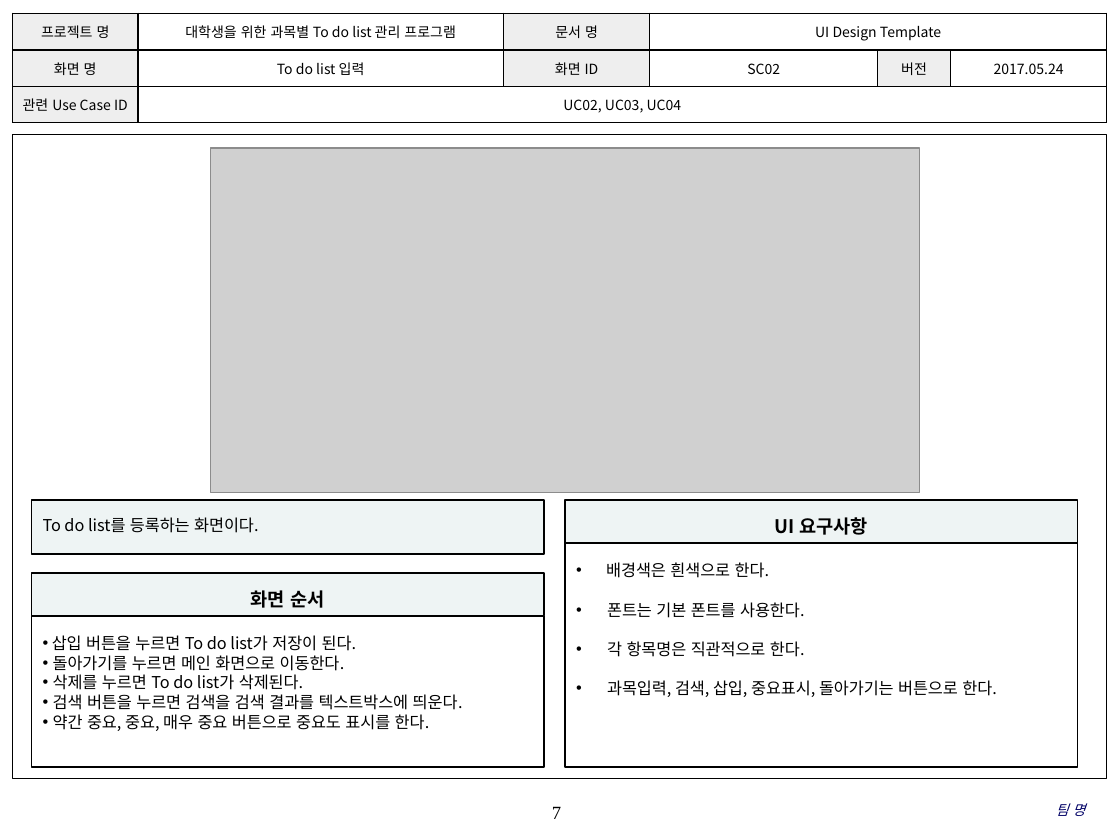
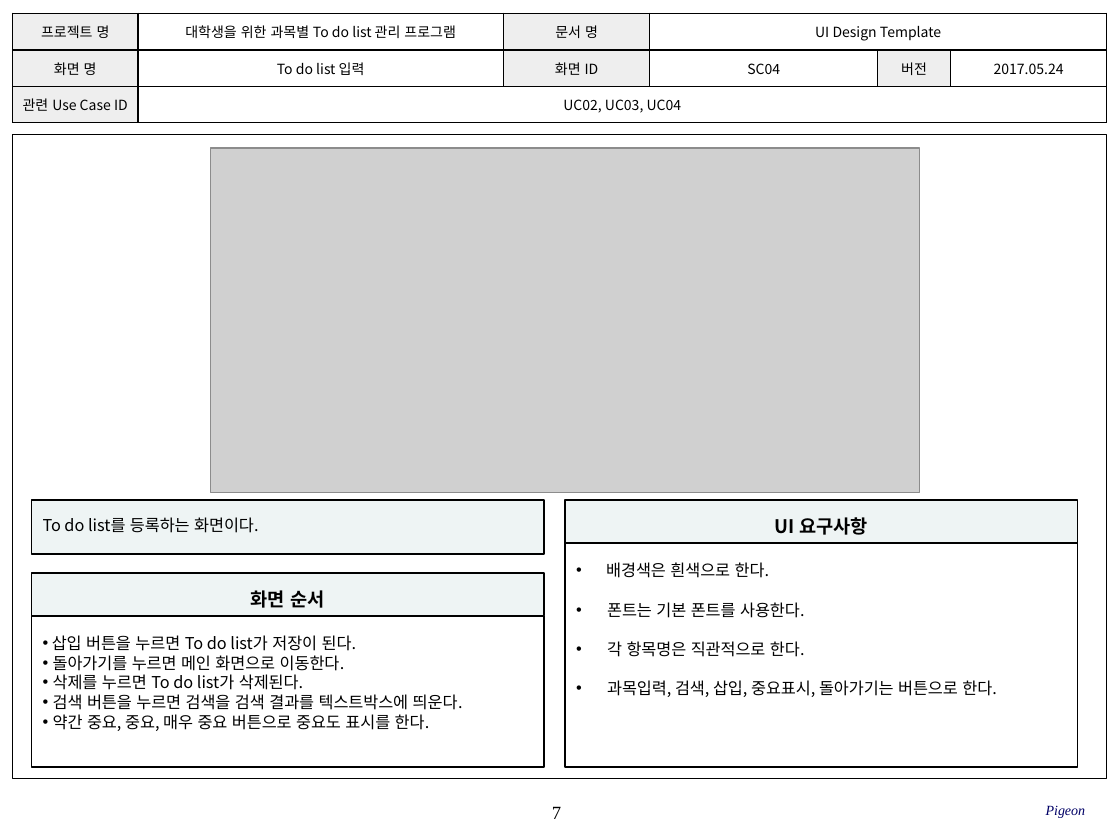
Before and after one commit to SE-admin/9, a slide deck: slide 7 of doc/3_ 설계서/UI Design Template_9_pigeon.pptx. Drawn at 1120x840 pixels with LibreOffice and Linux fonts; fonts in the diff are those of the drawing; grey boxes stand for pictures; background and template pictures are left out. Boxes give left, top, right and bottom in pixels: in the first picture for what was removed or moved away, otherwise in the second. Text is boxed around its words. In the diff, an @@ line names an element or a change of style, - is before the commit and + after.

Commit message:
# 서류 # Class Design_9_pigeon.pptx # UI Design Template_9_pigeon.pptx # 전반적 # 오류 정정 및 코더들의 의견 반영

```diff
--- a/doc/3_ 설계서/UI Design Template_9_pigeon.pptx
+++ b/doc/3_ 설계서/UI Design Template_9_pigeon.pptx
@@ table at (x1=12, y1=13, x2=1105, y2=123) @@
-row 2, column 4: SC02
+row 2, column 4: SC04
@@ text at (x1=1046, y1=805, x2=1086, y2=818): text changed @@
-팀 명
+Pigeon
```
Also in this commit, not shown: 9 other slides changed, 1 other file.
